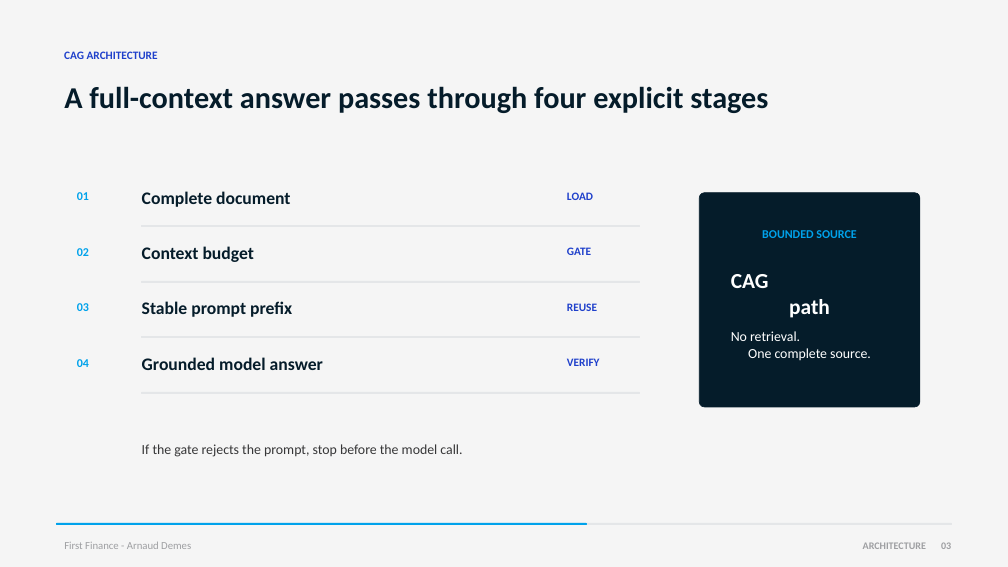
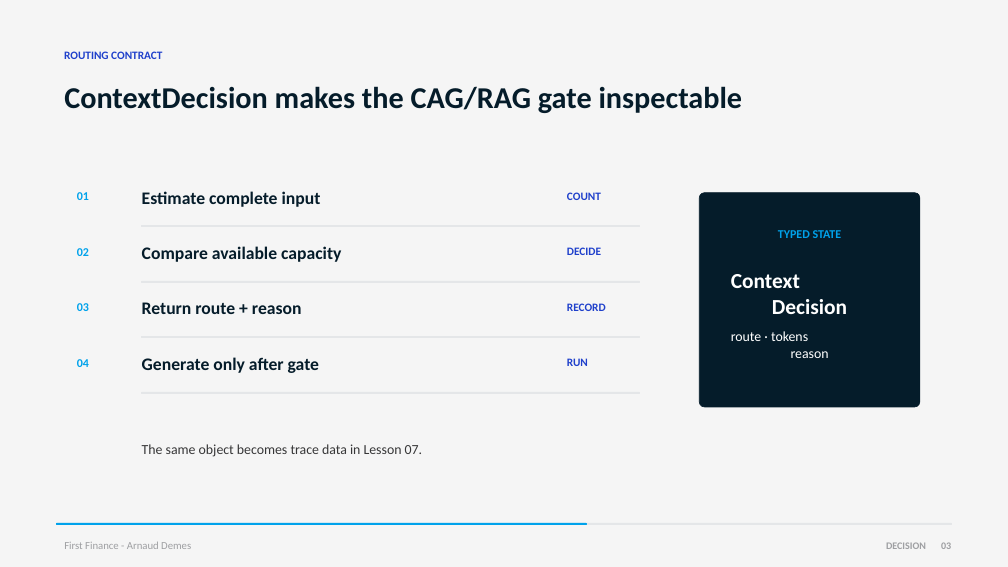
Before and after one commit to Nonocho/finai-academy, a slide deck: slide 3 of decks/03-cag-financial-document.pptx. Drawn at 1008x567 pixels with LibreOffice and Linux fonts; fonts in the diff are those of the drawing. Boxes give left, top, right and bottom in pixels: in the first picture for what was removed or moved away, otherwise in the second. Text is boxed around its words. In the diff, an @@ line names an element or a change of style, - is before the commit and + after.

Commit message:
lesson: clarify the complete-context decision

```diff
--- a/decks/03-cag-financial-document.pptx
+++ b/decks/03-cag-financial-document.pptx
@@ text at <box>64,51,162,59</box>: text changed @@
-CAG ARCHITECTURE
+ROUTING CONTRACT
@@ text at <box>64,86,743,113</box>: text changed @@
-A full-context answer passes through four explicit stages
+ContextDecision makes the CAG/RAG gate inspectable
@@ text at <box>142,191,321,207</box>: text changed @@
-Complete document
+Estimate complete input
@@ text at <box>567,192,601,200</box>: text changed @@
-LOAD
+COUNT
@@ text at <box>778,230,842,238</box>: text changed @@
-BOUNDED SOURCE
+TYPED STATE
@@ text at <box>142,246,341,262</box>: text changed @@
-Context budget
+Compare available capacity
@@ text at <box>567,247,601,255</box>: text changed @@
-GATE
+DECIDE
@@ text at <box>731,274,847,314</box>: text changed @@
-CAG
-path
+Context
+Decision
@@ text at <box>142,302,302,314</box>: text changed @@
-Stable prompt prefix
+Return route + reason
@@ text at <box>567,303,606,311</box>: text changed @@
-REUSE
+RECORD
@@ text at <box>142,357,319,373</box>: text changed @@
-Grounded model answer
+Generate only after gate
@@ text at <box>567,358,588,366</box>: text changed @@
-VERIFY
+RUN
@@ text at <box>731,331,829,358</box>: text changed @@
-No retrieval.
-One complete source.
+route · tokens
+reason
@@ text at <box>142,444,422,457</box>: text changed @@
-If the gate rejects the prompt, stop before the model call.
+The same object becomes trace data in Lesson 07.
@@ text at <box>886,542,926,549</box>: text changed @@
-ARCHITECTURE
+DECISION
```
Also in this commit, not shown: 1 other slide changed, 5 other files.
